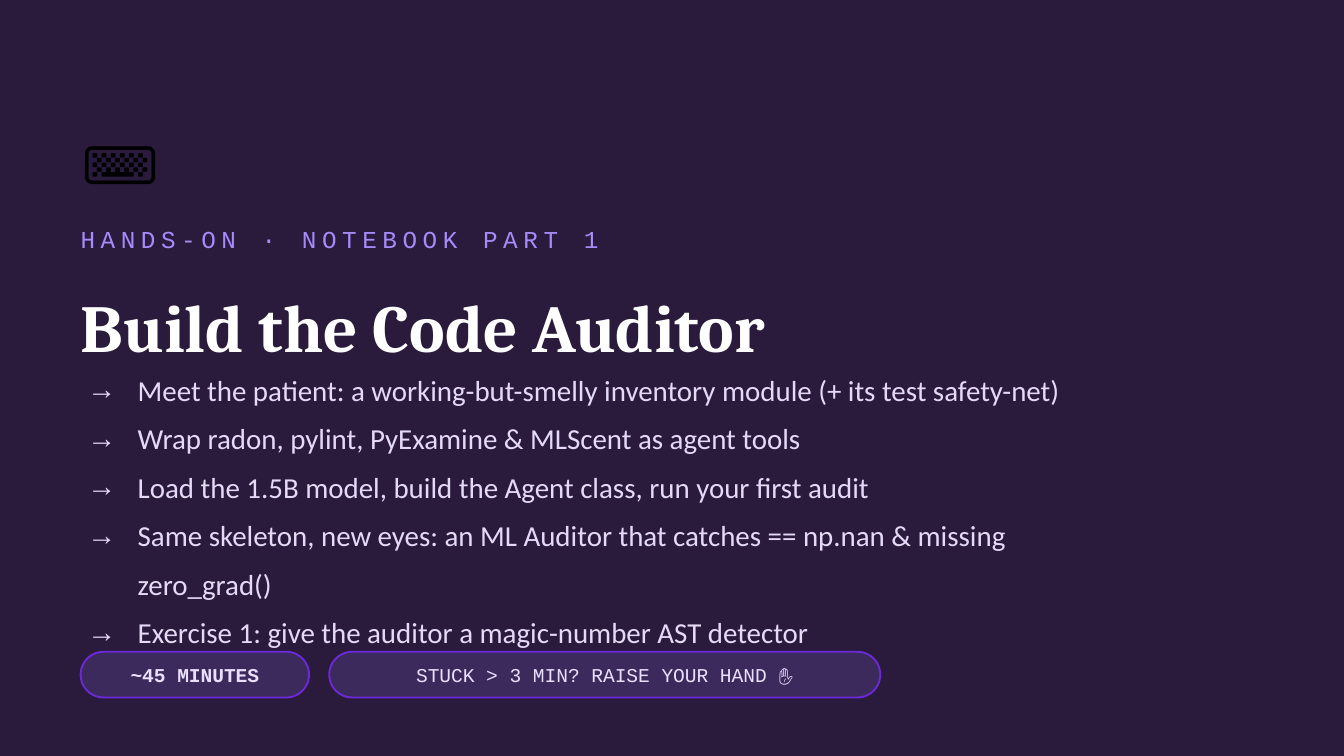
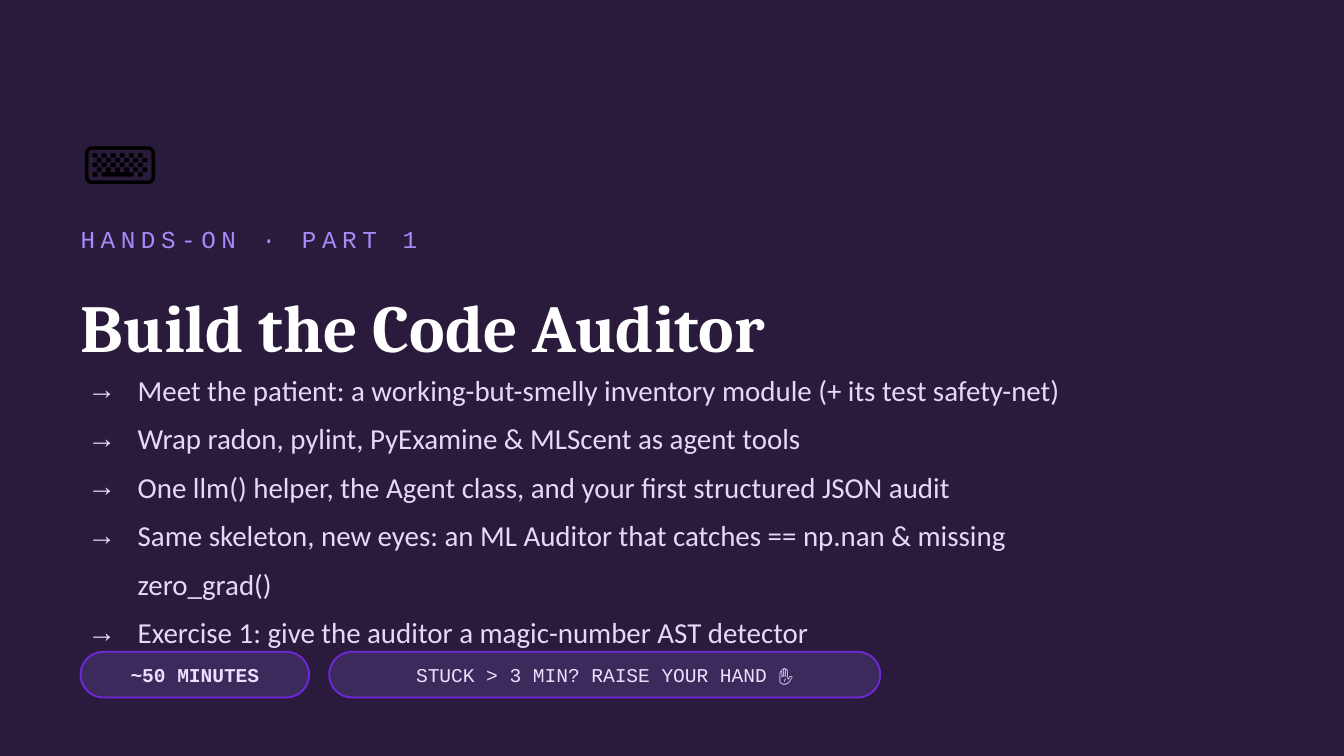
Before and after one commit to KarthikShivasankar/LLMA4SE-Workshop4, a slide deck: slide 9 of LLMA4SE_Workshop4_Slides.pptx (slide 8 before the commit). Drawn at 1344x756 pixels with LibreOffice and Linux fonts; fonts in the diff are those of the drawing. Boxes give left, top, right and bottom in pixels: in the first picture for what was removed or moved away, otherwise in the second. Text is boxed around its words. In the diff, an @@ line names an element or a change of style, - is before the commit and + after.

```diff
--- a/LLMA4SE_Workshop4_Slides.pptx
+++ b/LLMA4SE_Workshop4_Slides.pptx
@@ text at box(81, 231, 418, 248): text changed @@
-HANDS-ON · NOTEBOOK PART 1
+HANDS-ON · PART 1
@@ text at box(138, 477, 950, 503): text changed @@
-→ Load the 1.5B model, build the Agent class, run your first audit
+→ One llm() helper, the Agent class, and your first structured JSON audit
@@ text at box(131, 669, 259, 682): text changed @@
-~45 MINUTES
+~50 MINUTES
```
Also in this commit, not shown: 10 other slides changed, 1 slide added, 19 other files.
